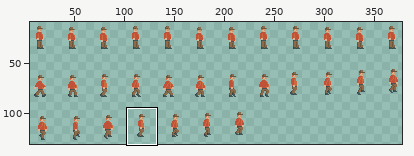
Sprite sheet: resources/animations/player.png. Above: a wide view before the commit, with the close-up outlined.
Close-up. Old version:
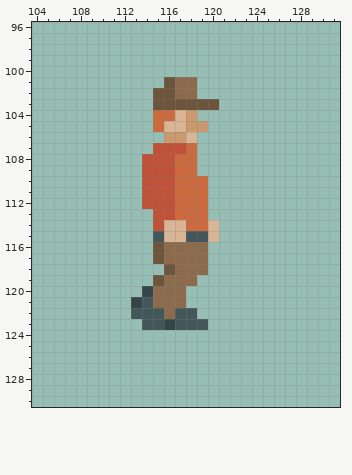
The file is 384x144 pixels. Shown: x 104..131, y 96..130. The wide view leaves out empty margins. The commit also changed other parts of the picture, which this record leaves out.
The result:
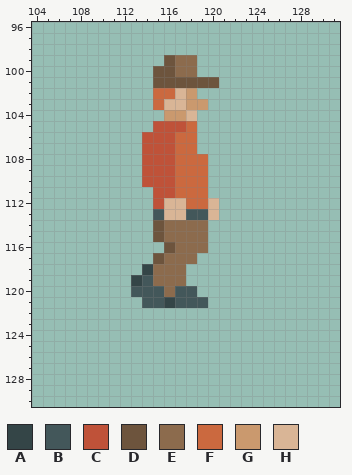
Palette (. is transparent): A #344547  B #43575a  C #bf5239  D #6d543d  E #8c6b4d  F #cb693f  G #ca996e  H #d9b596
Edits made:
y 99: x 116..118 ... -> DEE
y 100: x 115..118 .... -> DDEE
y 101: x 115 . -> D; x 117..120 EE.. -> DDDD
y 102: x 115..118 DDEE -> FFHG
y 103: x 115..120 DDDDDD -> FHHGG.
y 104: x 115..118 FFHG -> .GGH
y 105: x 115..119 FHHGG -> CCCF.
y 106: x 114..118 ..GGH -> CCCFF
y 107: x 114 . -> C; x 117 C -> F
y 108..109: x 119 . -> F
y 111: x 114 C -> .
y 112: x 114 C -> .; x 116..117 CF -> HH; x 120 . -> H
y 113: x 115..120 CCFFF. -> BHHBBH
y 114: x 115..120 CHHFFH -> DEEEE.
y 115: x 115..120 BHHBBH -> DEEEE.
y 116: x 115..116 DE -> .D
y 117: x 119 E -> .
y 118: x 114..116 ..D -> AEE; x 118..119 EE -> ..
y 119: x 113..115 ..D -> ABE; x 118 E -> .
y 120: x 113..115 .AE -> BBB; x 117..118 E. -> BB
y 121: x 113 A -> .; x 115..119 EEE.. -> BABBB
y 122: x 113..118 BBBEBB -> ......
y 123: x 114..119 BBABBB -> ......
